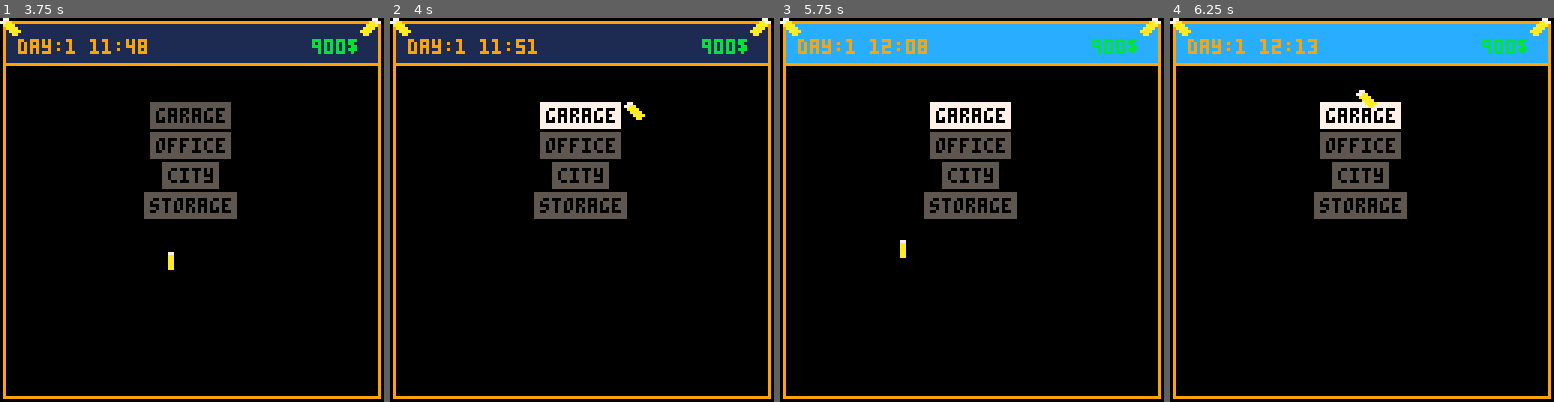
Above: before the commit, frames 1-4 (left to right).
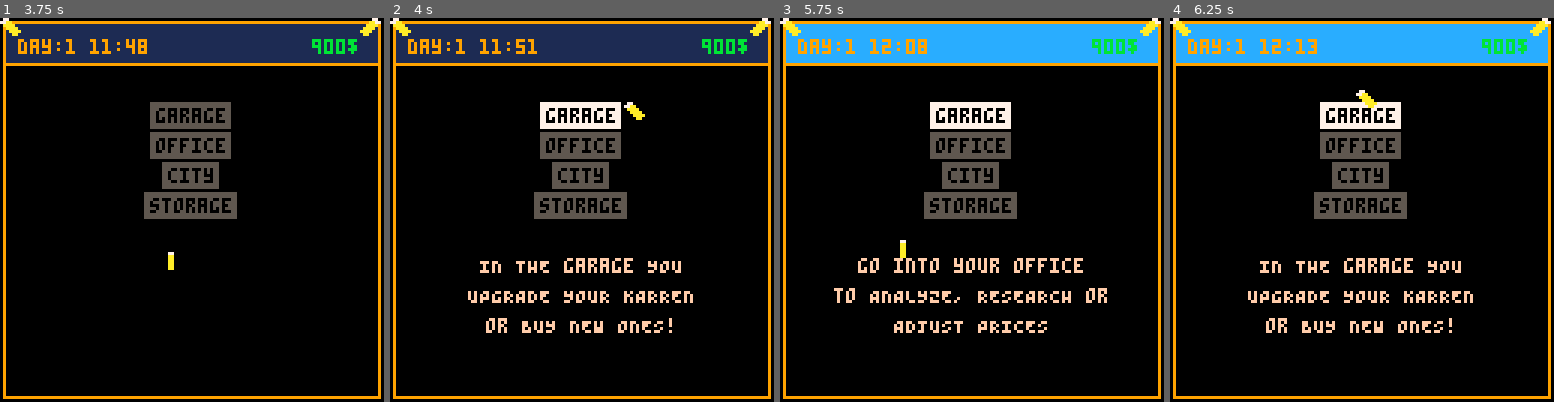
Above: after the commit, the same moments.

Repository: Oppodelldog/koelschkarren
Game: PICO-8 cartridge game.p8
Two runs of this game, one before a commit and one after it. Both use one fixed random seed, a clock stepped at 60 frames per second and the inputs below.
Inputs (mouse positions are in pixels of both pictures, inside the frame that each line leads up to):
- Up to frame 1 (3.75 s): click (157, 121) at 0.67 s; tap O (Z key) at 1.07, 1.8, 2.43, 3.07, 3.7 s; click (218, 267) at 1.22 s; click (280, 114) at 1.77 s; click (46, 259) at 2.32 s; hold Right 2.33-3.33 s; click (107, 106) at 2.87 s; hold Right from 3.38 s (still down); click (172, 256) at 3.42 s
- Up to frame 2 (4 s): keep holding Right; click (624, 102) at 3.97 s
- Up to frame 3 (5.75 s): release Right at 4.22 s; hold Up 4.27-4.67 s; tap O (Z key) at 4.33, 4.97, 5.6 s; click (1075, 248) at 4.52 s; hold Right 4.72-5.72 s; click (841, 94) at 5.07 s; click (902, 244) at 5.62 s
- Up to frame 4 (6.25 s): hold Down 5.77-6.1 s; hold Left from 6.15 s (still down); click (1354, 90) at 6.17 s; tap O (Z key) at 6.23 s

Frame 1 is identical in both runs. In frame 2, 2.3% of the frame differs, in the area x 20-79%, y 62-83%; in frame 3, 2.4%, in the area x 14-86%, y 62-83%; in frame 4, 2.3%.

Commit message:
add tutorial texts to start scene

Diff:
--- a/game.p8
+++ b/game.p8
@@ -445,6 +445,15 @@
 
 end
 
+function draw_start_tut()
+local t = scn_start.tut_text()
+if t==nil then return end
+y=80
+for v in all(t) do
+	print(v,hc(v),y,15)
+	y+=10
+end
+end
 -->8
 scn_title={
 name="",
@@ -488,13 +497,42 @@
 		if s==2 then scene3() end
 		if s==3 then scene4() end
 		if s==4 then scene5() end
-
-	end
-}
+	end,
+	sc=function()
+		scn_start.tut=menu.s
+	end
+}
+end,
+tuts={
+	{
+		"IN THE garage YOU",
+		"UPGRADE YOUR KARREN",
+		"or BUY NEW ONES!"
+	},
+	{
+		"go into your office",
+		"to ANALYZE, RESEARCH or",
+		"ADJUST PRICES"
+	},
+	{
+		"assign youR KARREN",
+		"TO A platz IN THE CITY",
+		"or remove to stop IT",
+	},
+	{
+		"BUY beer",
+		"buy STORAGE",
+		"WHAT ELSE?"
+	},
+},
+tut_text=function()
+if scn_start.tut == nil then return {} end
+return scn_start.tuts[scn_start.tut]
 end,
 d=function()
 	draw_base()
 	draw_top_bar()
+	draw_start_tut()
 	draw_mouse()
 end,
 u=function()
@@ -966,6 +1004,7 @@
 		if m.s==0 then
 					m.s=count(m.i)
 		end
+		if m.sc!=nil then m.sc() end
 end
 
 function confirm_menu(m)
@@ -990,7 +1029,9 @@
 
 	hitem = menu_item_by_point(m.i,mouse_x,mouse_y)
 	if hitem != nil then
+		local ms=m.s
 		m.s=hitem
+		if ms!=hitem and m.sc!=nil then m.sc() end
 		if mouse_down() then
 			confirm_menu(m)
 		end
